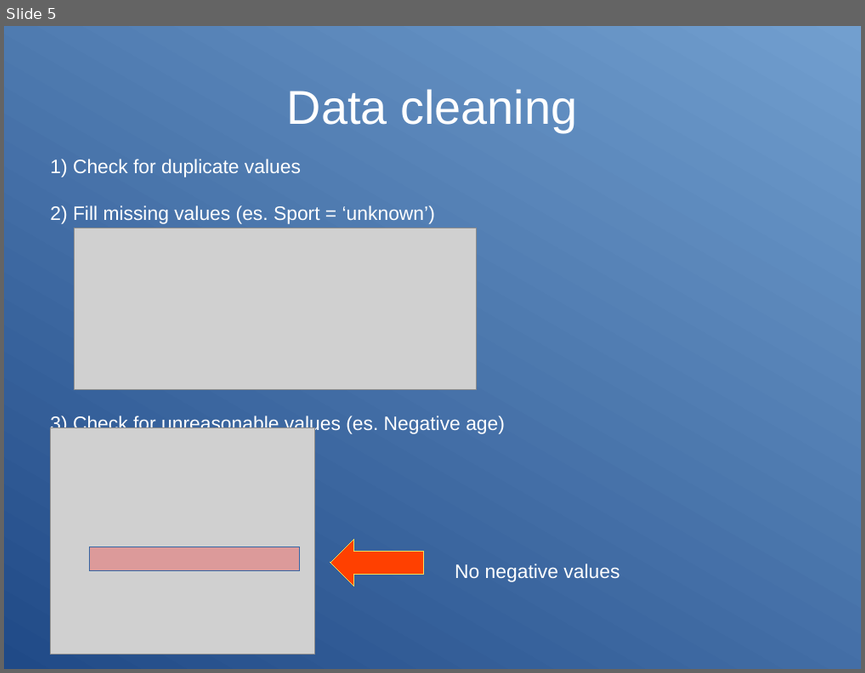
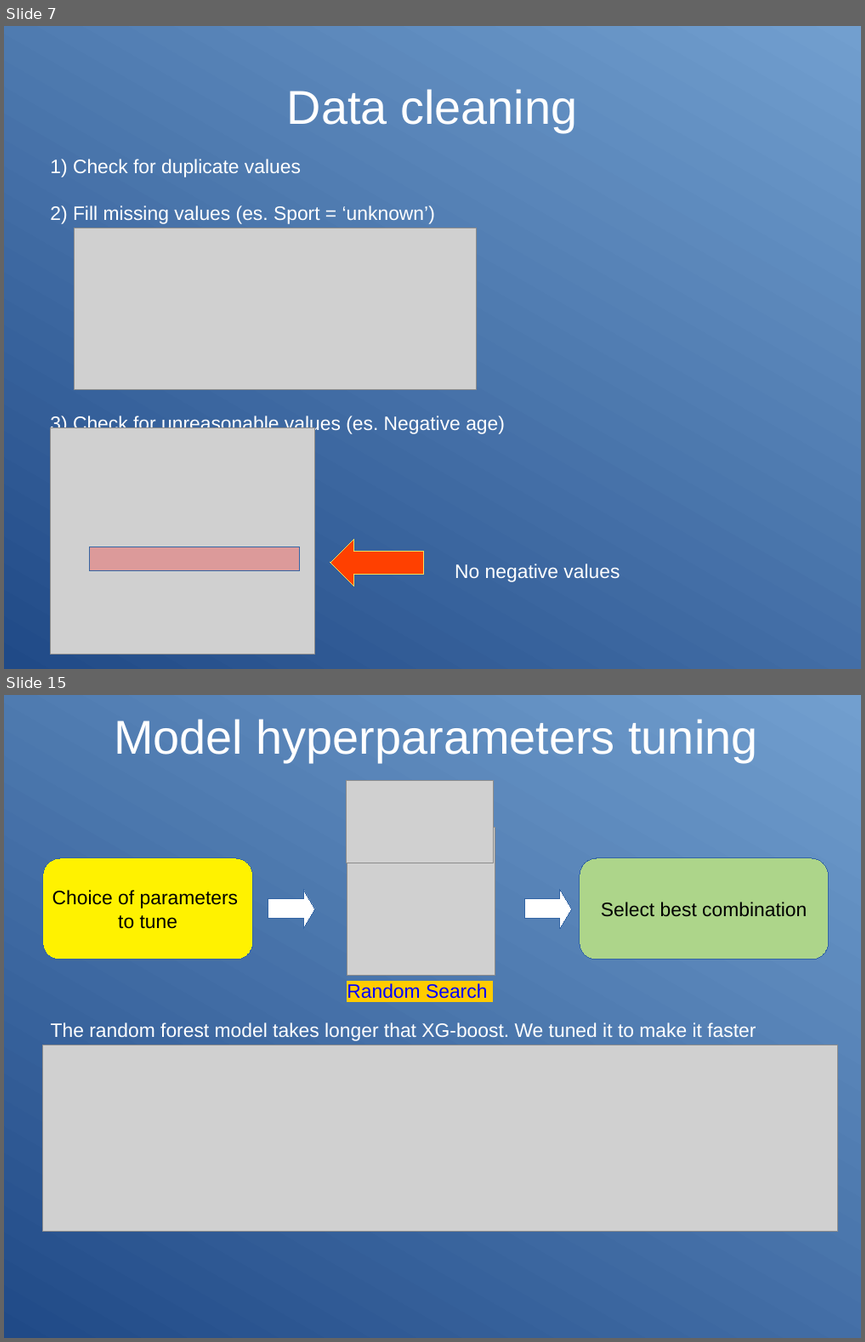
Before and after one commit to opsabarsec/mailings_response_prediction, a slide deck: documents/presentation.odp. Shown one above the other, each under a label of ours: slide 5 before the commit, slides 7 and 15 after it; the slides between them are not shown. The pictures are 865x673 and 865x1342 pixels, drawn with LibreOffice and Linux fonts; fonts in the diff are those of the drawing; grey boxes stand for pictures. Boxes give left, top, right and bottom in pixels: in the first picture for what was removed or moved away, otherwise in the second. Text is boxed around its words. In the diff, an @@ line names an element or a change of style, - is before the commit and + after.

```diff
--- a/documents/presentation.odp
+++ b/documents/presentation.odp
@@ slide 15 added at (4, 695, 861, 1338), background gradient #204A87 to #729FCF @@
@@ title added at (114, 719, 757, 762), 44 pt, text #FFFFFF @@
+Model hyperparameters tuning
@@ picture added at (346, 781, 494, 863) @@
@@ picture added at (347, 827, 495, 975) @@
@@ rounded rectangle added at (43, 858, 253, 959), fill #FFF200, outline #3465A4 0 pt, 18 pt, text #000000 @@
+Choice of parameters
+to tune
@@ rounded rectangle added at (579, 858, 828, 959), fill #ADD58A, outline #3465A4 0 pt, 18 pt, text #000000 @@
+Select best combination
@@ right arrow added at (268, 890, 315, 928), fill #FFFFFF, outline #3465A4 0 pt @@
@@ right arrow added at (525, 890, 572, 928), fill #FFFFFF, outline #3465A4 0 pt @@
@@ text added at (347, 983, 487, 1003), 18 pt, text #0000FF @@
+Random Search
@@ text added at (51, 1022, 755, 1041), 18 pt, text #FFFFFF @@
+The random forest model takes longer that XG-boost. We tuned it to make it faster
@@ picture added at (43, 1045, 838, 1231) @@
@@ what was slide 5 is now slide 7 @@
```
Also in this commit, not shown: 5 slides changed, 15 other slides added, 12 slides removed, 9 other files.
